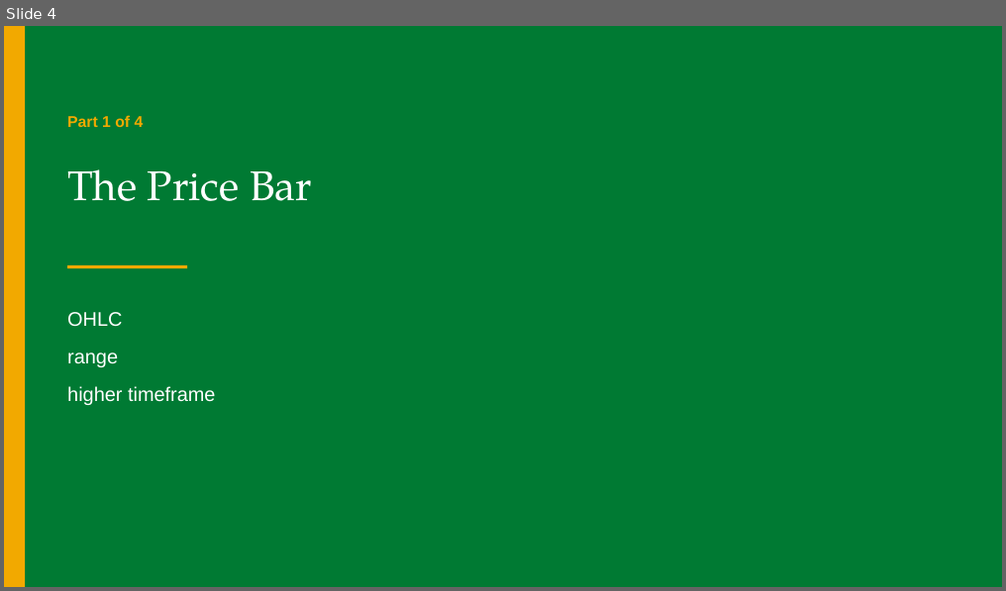
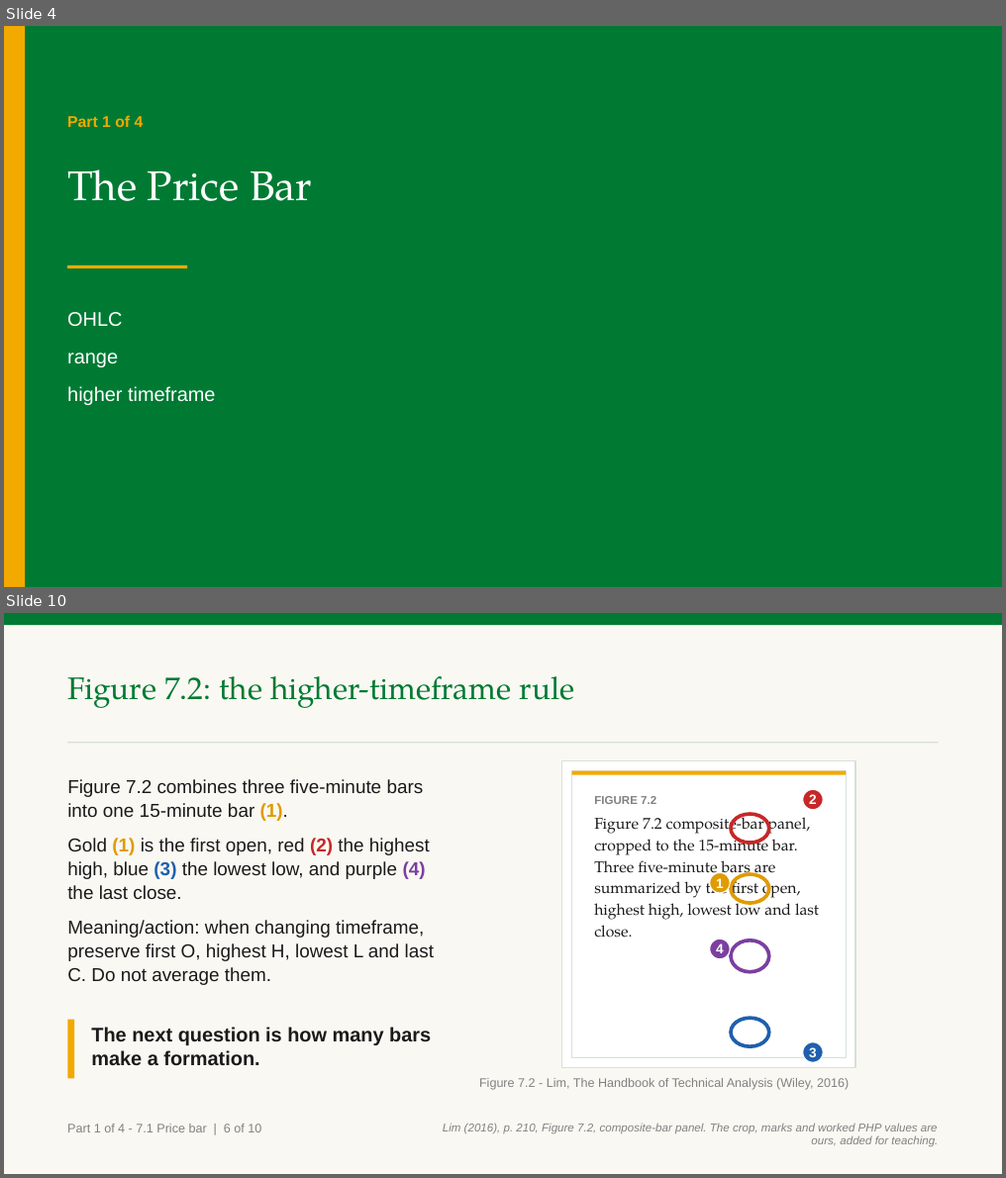
Before and after one commit to benjiesotelo-sudo/Telos_FIN1209, a slide deck: chapter-07/FIN1209-Chapter-07.pptx. Shown one above the other, each under a label of ours: slide 4 before the commit, slides 4 and 10 after it; the slides between them are not shown. The pictures are 1006x591 and 1006x1178 pixels, drawn with LibreOffice and Linux fonts; fonts in the diff are those of the drawing. Boxes give left, top, right and bottom in pixels: in the first picture for what was removed or moved away, otherwise in the second. Text is boxed around its words. In the diff, an @@ line names an element or a change of style, - is before the commit and + after.

Commit message:
Build Chapter 7 Part 1 price bar slides

```diff
--- a/chapter-07/FIN1209-Chapter-07.pptx
+++ b/chapter-07/FIN1209-Chapter-07.pptx
@@ slide 10 added at [4, 613, 1002, 1174], background #FFFFFF @@
@@ rectangle added at [4, 613, 1002, 1174], fill #FAF8F2 @@
@@ rectangle added at [4, 613, 1002, 625], fill #007A33 @@
@@ text added at [67, 676, 574, 708], 30 pt, text #007A33 @@
+Figure 7.2: the higher-timeframe rule
@@ rectangle added at [67, 742, 939, 744], fill #D7E0D9 @@
@@ text added at [67, 779, 434, 985], 18 pt, text #1A1A1A @@
+Figure 7.2 combines three five-minute bars into one 15-minute bar (1).
+Gold (1) is the first open, red (2) the highest high, blue (3) the lowest low, and purple (4) the last close.
+Meaning/action: when changing timeframe, preserve first O, highest H, lowest L and last C. Do not average them.
@@ rectangle added at [562, 761, 856, 1068], fill #FFFFFF, outline #D7E0D9 1 pt @@
@@ rectangle added at [572, 771, 846, 1059], fill #FFFFFF, outline #D7E0D9 1 pt @@
@@ rectangle added at [572, 771, 846, 775], fill #F2A900 @@
@@ ellipse added at [803, 789, 823, 810], fill #C62828, outline #FFFFFF 1 pt, 13 pt, text #FFFFFF, bold @@
+2
@@ text added at [594, 796, 819, 938], 15 pt, text #1A1A1A @@
+FIGURE 7.2
+Figure 7.2 composite-bar panel, cropped to the 15-minute bar. Three five-minute bars are summarized by the first open, highest high, lowest low and last close.
@@ ellipse added at [731, 814, 769, 843], outline #C62828 3.5 pt @@
@@ ellipse added at [710, 872, 731, 893], fill #E09B00, outline #FFFFFF 1 pt, 13 pt, text #FFFFFF, bold @@
+1
@@ ellipse added at [731, 874, 769, 903], outline #E09B00 3.5 pt @@
@@ ellipse added at [710, 940, 731, 959], fill #7B3FA0, outline #FFFFFF 1 pt, 13 pt, text #FFFFFF, bold @@
+4
@@ ellipse added at [731, 941, 769, 972], outline #7B3FA0 3.5 pt @@
@@ rectangle added at [67, 1020, 74, 1078], fill #F2A900 @@
@@ text added at [91, 1027, 431, 1066], 19 pt, text #1A1A1A, bold @@
+The next question is how many bars make a formation.
@@ ellipse added at [731, 1018, 769, 1047], outline #1F5FAD 3.5 pt @@
@@ ellipse added at [803, 1043, 823, 1062], fill #1F5FAD, outline #FFFFFF 1 pt, 13 pt, text #FFFFFF, bold @@
+3
@@ text added at [479, 1078, 848, 1090], 12 pt, text #818181 @@
+Figure 7.2 - Lim, The Handbook of Technical Analysis (Wiley, 2016)
@@ text added at [67, 1124, 261, 1133], 12 pt, text #818181 @@
+Part 1 of 4 - 7.1 Price bar | 6 of 10
@@ text added at [443, 1123, 938, 1148], 11 pt, text #818181, italic @@
+Lim (2016), p. 210, Figure 7.2, composite-bar panel. The crop, marks and worked PHP values are ours, added for teaching.
```
Also in this commit, not shown: 5 slides changed, 13 other slides added, 2 other files.
